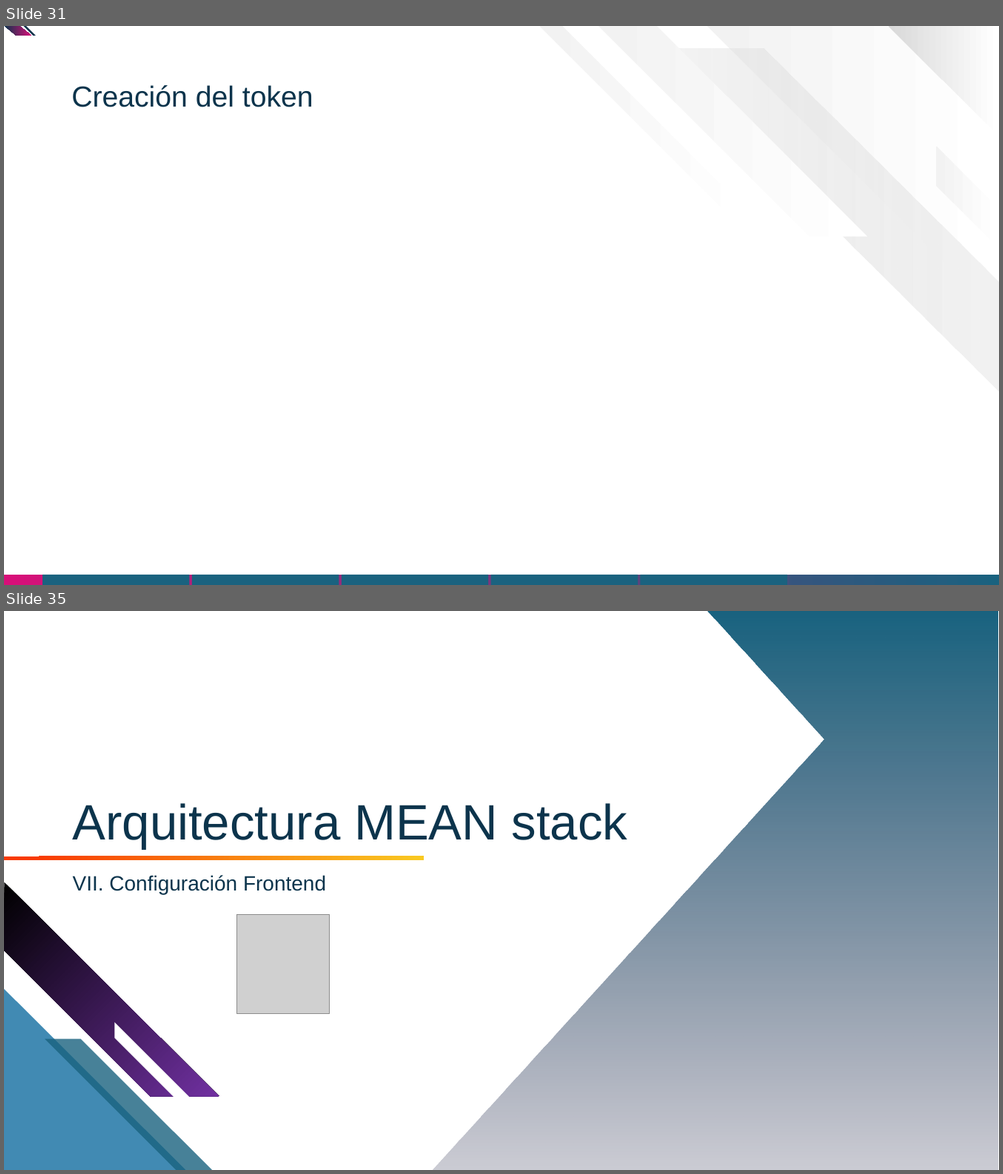
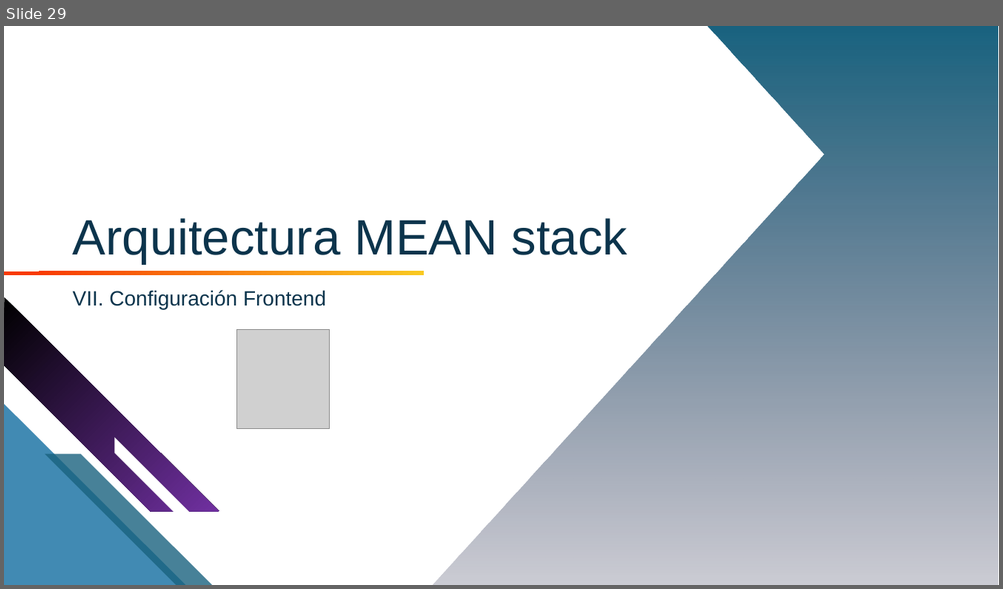
Before and after one commit to fararoni/curso.mean, a slide deck: Guía/MEAN Stack - Módulo 12. Autenticación (JWT).pptx. Shown one above the other, each under a label of ours: slides 31 and 35 before the commit, slide 29 after it; the slides between them are not shown. The pictures are 1003x1174 and 1003x589 pixels, drawn with LibreOffice and Linux fonts; fonts in the diff are those of the drawing; grey boxes stand for pictures; background and template pictures are left out. Boxes give left, top, right and bottom in pixels: in the first picture for what was removed or moved away, otherwise in the second. Text is boxed around its words. In the diff, an @@ line names an element or a change of style, - is before the commit and + after.

```diff
--- a/Guía/MEAN Stack - Módulo 12. Autenticación (JWT).pptx
+++ b/Guía/MEAN Stack - Módulo 12. Autenticación (JWT).pptx
@@ slide 31 removed at (4, 26, 999, 585), background #FFFFFF @@
@@ freeform shape removed at (5, 26, 31, 36) @@
@@ freeform shape removed at (23, 26, 35, 36) @@
@@ freeform shape removed at (540, 26, 750, 236) @@
@@ freeform shape removed at (599, 26, 868, 236) @@
@@ freeform shape removed at (708, 26, 999, 317) @@
@@ freeform shape removed at (888, 26, 999, 136) @@
@@ freeform shape removed at (654, 48, 999, 392) @@
@@ title removed at (71, 85, 313, 107) @@
-Creación del token
@@ freeform shape removed at (936, 146, 999, 248) @@
@@ rectangle removed at (4, 575, 999, 585) @@
@@ rectangle removed at (42, 575, 190, 585) @@
@@ rectangle removed at (192, 575, 339, 585) @@
@@ rectangle removed at (341, 575, 488, 585) @@
@@ rectangle removed at (490, 575, 637, 585) @@
@@ rectangle removed at (640, 575, 788, 585) @@
@@ rectangle removed at (790, 575, 936, 585) @@
@@ what was slide 35 is now slide 29 @@
```
Also in this commit, not shown: 5 other slides removed.
